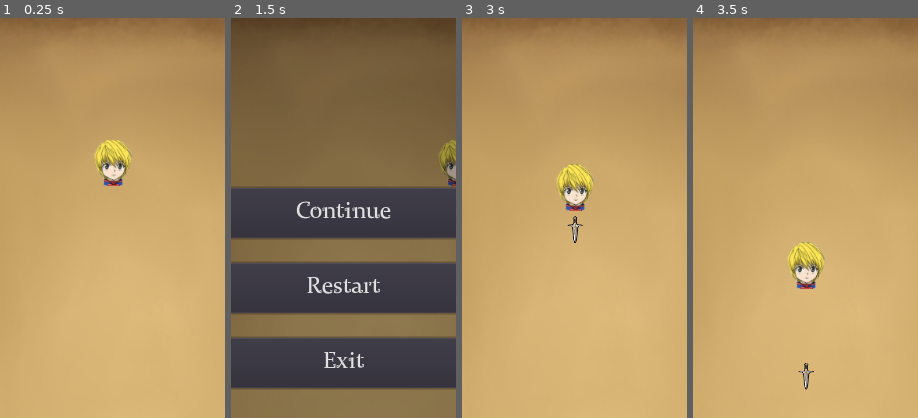
Above: before the commit, frames 1-4 (left to right).
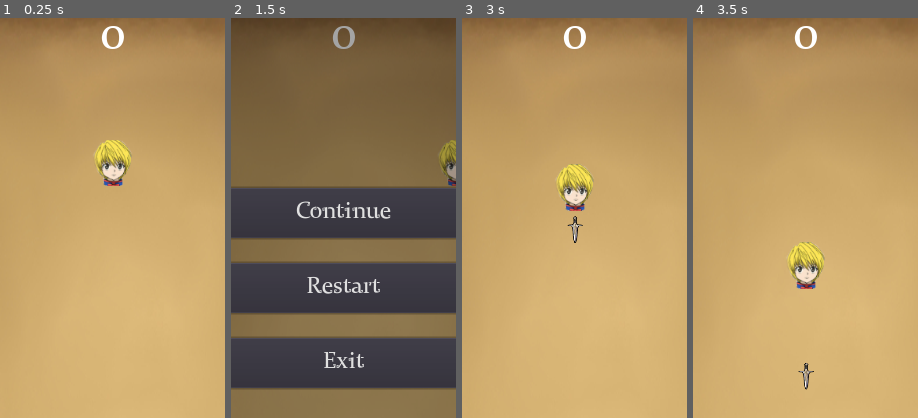
Above: after the commit, the same moments.

Repository: MarcoAntonioMendez/fanmade_kurapika_game
Game: Godot game, scene res://GameScene/GameScene.tscn
Two runs of this game, one before a commit and one after it. Both use one fixed random seed, a clock stepped at 60 frames per second and the inputs below. This scene is started directly instead of the project's main scene.
Inputs (mouse positions are % of the whole screen's width and height, from its top left):
- Up to frame 1 (0.25 s): no input
- Up to frame 2 (1.5 s): tap Enter at 0.5 s; hold Right (ui_right) 0.53-1.25 s; tap Space (attack) at 0.6 s; click (85, 8) at 1.25 s
- Up to frame 3 (3 s): click "Restart" at 2 s; tap Space (attack) at 2.75, 2.85 s; hold Down (ui_down) from 2.78 s (still down)
- Up to frame 4 (3.5 s): keep holding Down (ui_down)
The pictures show only the part of the screen within x 25-75%, y 4-54%; the shares and areas given below are measured in that part.

The runs differ from the first frame. In frame 1, 0.3% of the frame differs, in the area x 45-56%, y 2-8%; in frame 2, 0.3%; in frame 3, 0.3%; in frame 4, 0.3%.

Commit message:
Implemented score system, it does not update a file, it only works in RAM

Diff:
--- a/GameScene/GameScene.gd
+++ b/GameScene/GameScene.gd
@@ -17,8 +17,11 @@
 onready var first_phantom_troupe_member = false
 onready var random = RandomNumberGenerator.new()
 onready var pause_node = $CanvasLayer/Pause
+onready var score = 0
+onready var scoreLabel = $ScoreLabel
 
 func _ready():
+	scoreLabel.text = str(score)
 	timer.set_wait_time(CHAR_APPEARANCE_WAIT_TIME)
 	timer.start()
 
@@ -60,7 +63,12 @@
 	timer.set_wait_time(CHAR_APPEARANCE_WAIT_TIME)
 	timer.start()
 
-# When the button
+
+# Called to update the score
+func update_score():
+	score = score + 1
+	scoreLabel.text = str(score)
+
 
 # When the restart button is pressed, the game restarts.
 func _on_RestartButton_pressed():
--- a/GameScene/GameScene.tscn
+++ b/GameScene/GameScene.tscn
@@ -28,6 +28,13 @@
 
 [sub_resource type="Theme" id=6]
 default_font = SubResource( 5 )
+
+[sub_resource type="DynamicFont" id=7]
+size = 60
+font_data = ExtResource( 5 )
+
+[sub_resource type="Theme" id=8]
+default_font = SubResource( 7 )
 
 [node name="GameScene" type="Node"]
 script = ExtResource( 3 )
@@ -514,6 +521,18 @@
 __meta__ = {
 "_edit_use_anchors_": false
 }
+
+[node name="ScoreLabel" type="Label" parent="."]
+margin_left = 192.0
+margin_top = 32.0
+margin_right = 384.0
+margin_bottom = 96.0
+theme = SubResource( 8 )
+text = "Score"
+align = 1
+__meta__ = {
+"_edit_use_anchors_": false
+}
 [connection signal="timeout" from="Timer" to="." method="_on_Timer_timeout"]
 [connection signal="pressed" from="CanvasLayer/Pause/ContinueButton" to="CanvasLayer/Pause" method="_on_ContinueButton_pressed"]
 [connection signal="pressed" from="CanvasLayer/Pause/RestartButton" to="." method="_on_RestartButton_pressed"]
--- a/GameScene/characters_scenes/PhantomTroupeMember.gd
+++ b/GameScene/characters_scenes/PhantomTroupeMember.gd
@@ -95,6 +95,7 @@
 	var deathEffect = DEATH_EFFECT_SCENE.instance()
 	deathEffect.global_position = position
 	self.get_parent().add_child(deathEffect)
+	self.get_parent().update_score()
 	queue_free()
 
 
Not shown: 1 places in GameScene/GameScene.tscn that only renumber resources
